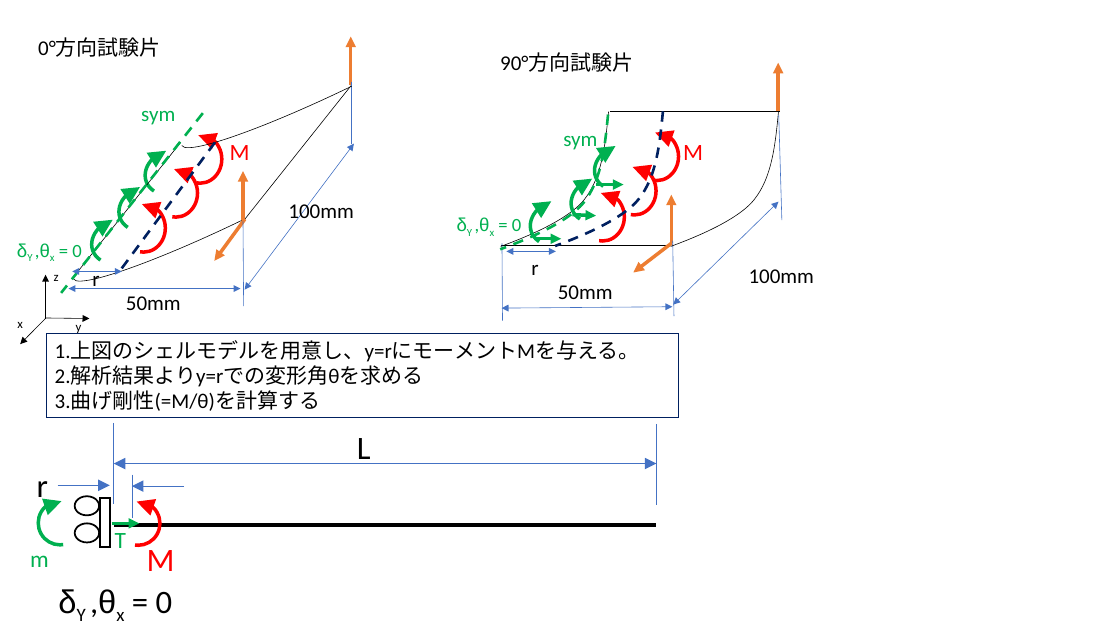
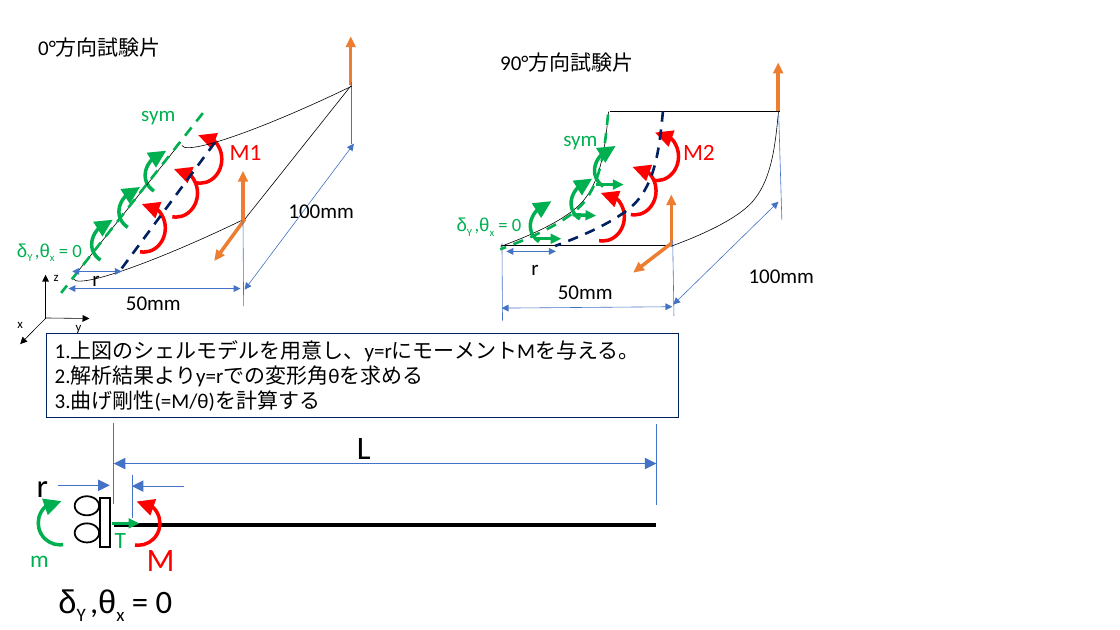
Before and after one commit to yuki0083/research, a slide deck: slide 17 of 剛性計算方法.pptx (slide 2 before the commit). Drawn at 1120x630 pixels with LibreOffice and Linux fonts; fonts in the diff are those of the drawing. Boxes give left, top, right and bottom in pixels: in the first picture for what was removed or moved away, otherwise in the second. Text is boxed around its words. In the diff, an @@ line names an element or a change of style, - is before the commit and + after.

```diff
--- a/剛性計算方法.pptx
+++ b/剛性計算方法.pptx
@@ text at (230, 145, 262, 160): text changed @@
-M
+M1
@@ text at (683, 145, 715, 160): text changed @@
-M
+M2
```
Also in this commit, not shown: 3 other slides changed, 5 slides added, 2 other files.
